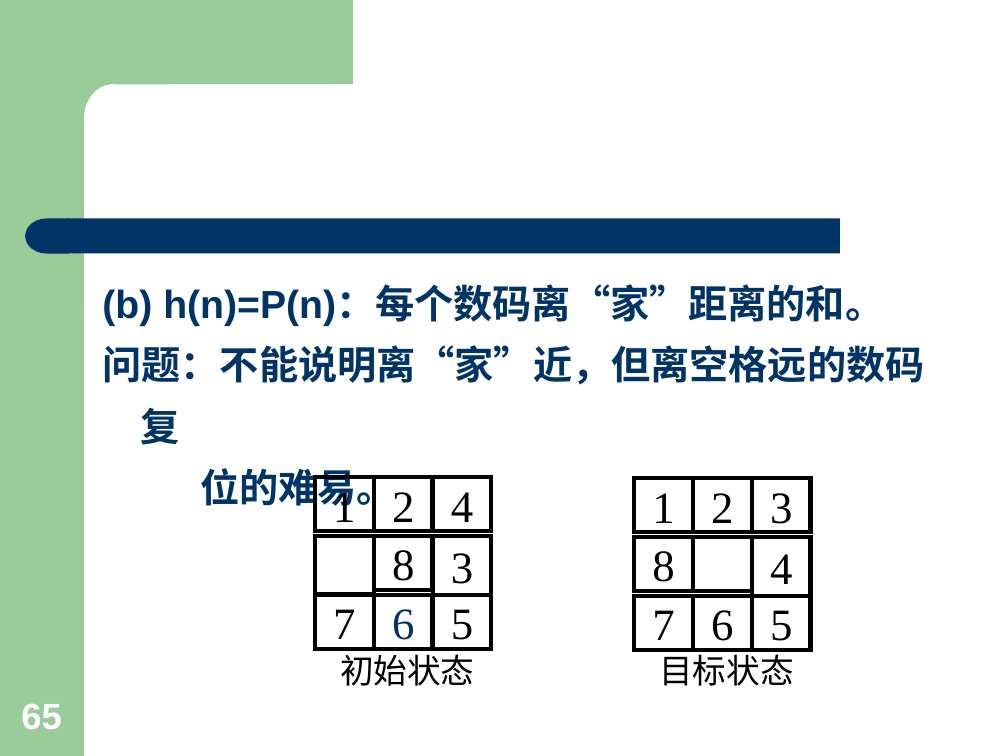
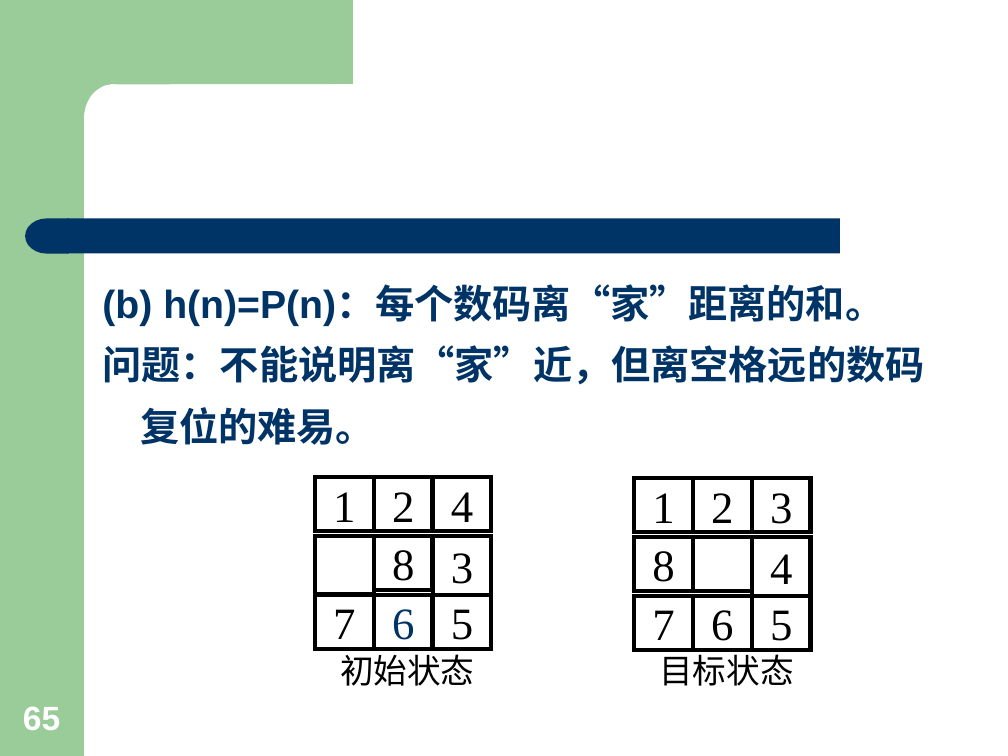
Before and after one commit to jxwb088047/AI_Review, a slide deck: slide 65 of 人工智能PPT/3. 产生式系统的搜索策略.ppt. Drawn at 1008x756 pixels with LibreOffice and Linux fonts; fonts in the diff are those of the drawing. Boxes give left, top, right and bottom in pixels: in the first picture for what was removed or moved away, otherwise in the second. Text is boxed around its words. In the diff, an @@ line names an element or a change of style, - is before the commit and + after.

```diff
--- a/人工智能PPT/3. 产生式系统的搜索策略.ppt
+++ b/人工智能PPT/3. 产生式系统的搜索策略.ppt
@@ text at bbox=[102, 345, 924, 445]: text changed @@
-问题：不能说明离“家”近，但离空格远的数码复
-位的难易。
+问题：不能说明离“家”近，但离空格远的数码复位的难易。
@@ page number at bbox=[23, 706, 60, 730]: size 26 to 24.1 pt @@
```
Also in this commit, not shown: 5 other slides changed, 6 other files.
